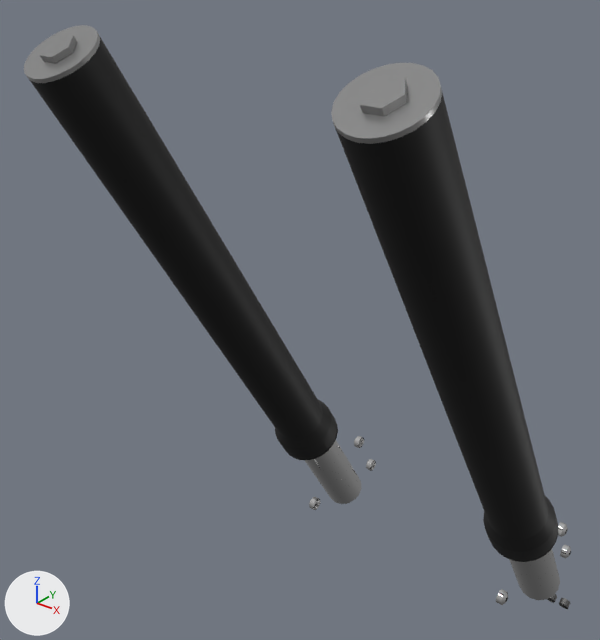
A saved change to the glTF model models/Forks_STOCK_BLK_MTT.glb.
The view is the same before and after, from a camera (50 mm lens) standing at (0.365, 0.083, 0.565) and looking at (-0.076, 0.635, 0.223). Lighting does not change. The marker at lower left points along +X, +Y and +Z. The picture after the commit comes second. Where no turn or scale is listed for an object, it has been applied to the vertices.

In view in the first picture: 'ForkCaps.005', 'ForkTube_R.016', 'ForkTubes.002' and 3 more.
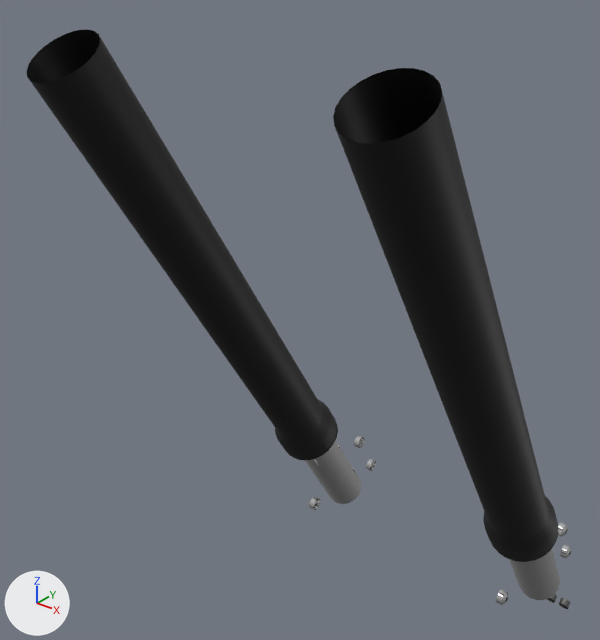
Pixel boxes [x1, y1, x2, y2] of what changed, in the pictures (600 x 640 px):
'ForkCaps.005', deleted
    before: [24, 25, 442, 144]

The change, as a list of edits to the scene's bpy script:
```text
Remove ob_forkcaps_005:
    ob_forkcaps_005 = bpy.data.objects.new('ForkCaps.005', me_material_163)
    ob_forkcaps_005.location = (0.0, 0.0, 0.0)
```
